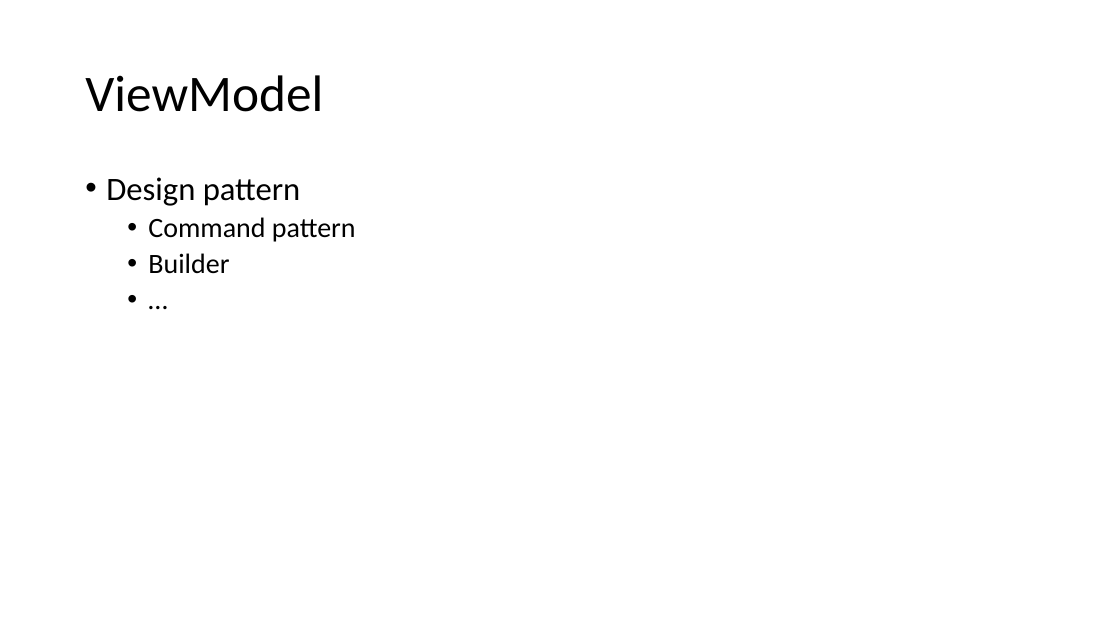
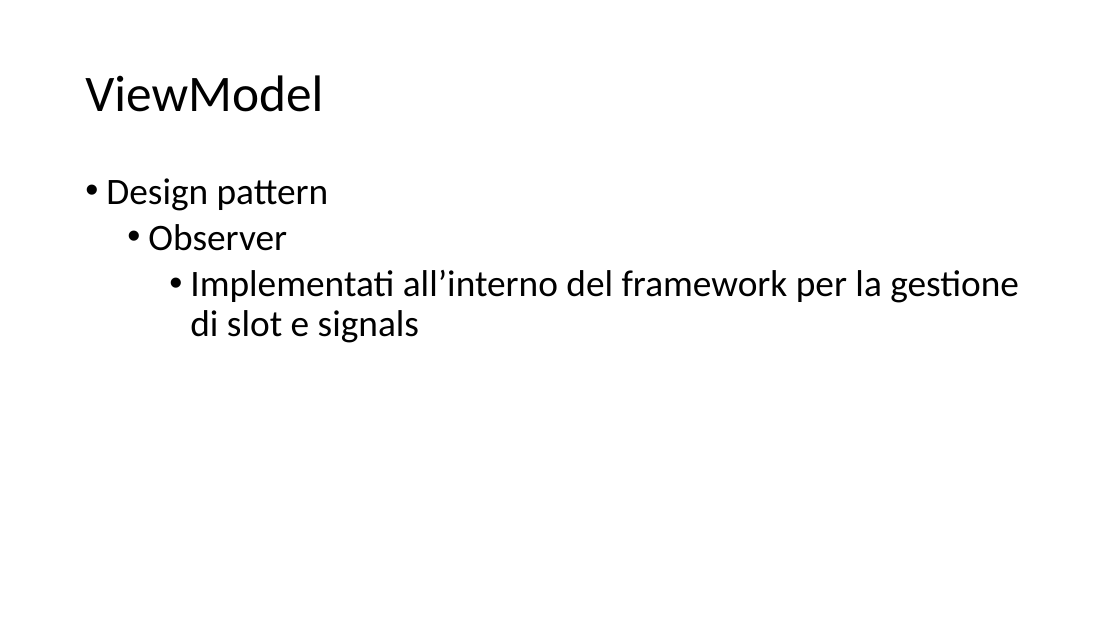
Before and after one commit to Italiaracerx/progettoSWE, a slide deck: slide 9 of Presentazioni/Presentazioni PB/Presentazione PB.pptx. Drawn at 1120x630 pixels with LibreOffice and Linux fonts; fonts in the diff are those of the drawing. Boxes give left, top, right and bottom in pixels: in the first picture for what was removed or moved away, otherwise in the second. Text is boxed around its words. In the diff, an @@ line names an element or a change of style, - is before the commit and + after.

```diff
--- a/Presentazioni/Presentazioni PB/Presentazione PB.pptx
+++ b/Presentazioni/Presentazioni PB/Presentazione PB.pptx
@@ text at (106, 178, 329, 211): size 28 to 32 pt in "Design pattern" @@
@@ text at (148, 224, 1019, 343): text changed; size 24 to 32 pt @@
-  • Command pattern
-  • Builder
-  • …
+  • Observer
+    • Implementati all’interno del framework per la gestione di slot e signals
```
Also in this commit, not shown: 7 other slides changed, 2 slides added, 2 slides removed.
